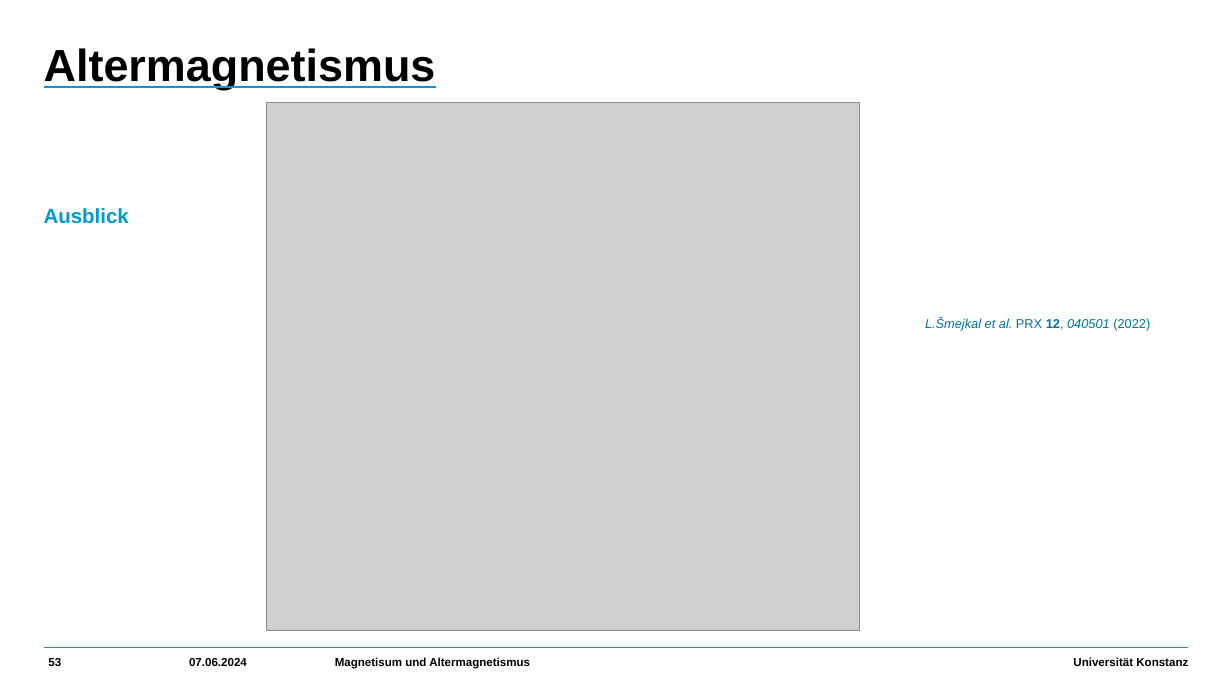
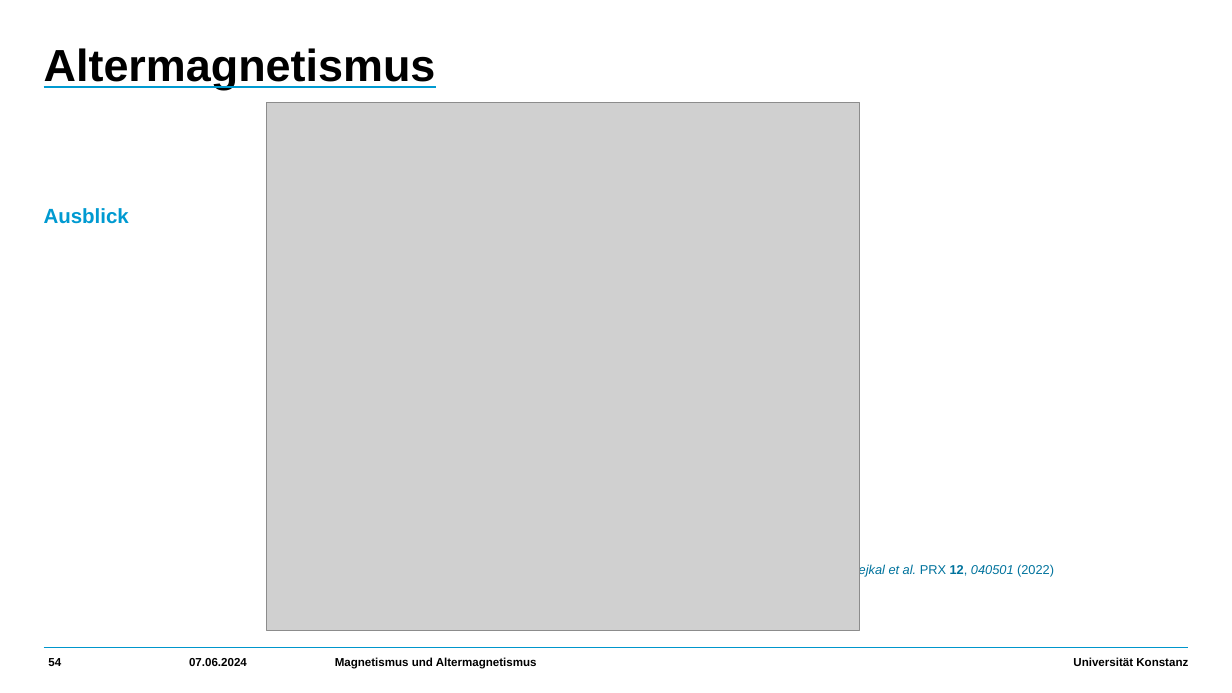
Before and after one commit to HolykingJulex/EstimateSeminar, a slide deck: slide 54 of Vortrag.pptx (slide 53 before the commit). Drawn at 1232x693 pixels with LibreOffice and Linux fonts; fonts in the diff are those of the drawing; grey boxes stand for pictures. Boxes give left, top, right and bottom in pixels: in the first picture for what was removed or moved away, otherwise in the second. Text is boxed around its words. In the diff, an @@ line names an element or a change of style, - is before the commit and + after.

```diff
--- a/Vortrag.pptx
+++ b/Vortrag.pptx
@@ text "L.Šmejkal et al. PRX 12, ...": place and size @@
-text "L.Šmejkal et al. PRX 12, ..." at (925,318,1150,331)
+text "L.Šmejkal et al. PRX 12, ..." at (829,564,1054,577)
@@ page number at (48,658,61,666): text changed @@
-53
+54
@@ text at (335,657,537,669): text changed @@
-Magnetisum und Altermagnetismus
+Magnetismus und Altermagnetismus
```
Also in this commit, not shown: 51 other slides changed, 1 slide added, 1 other file.
